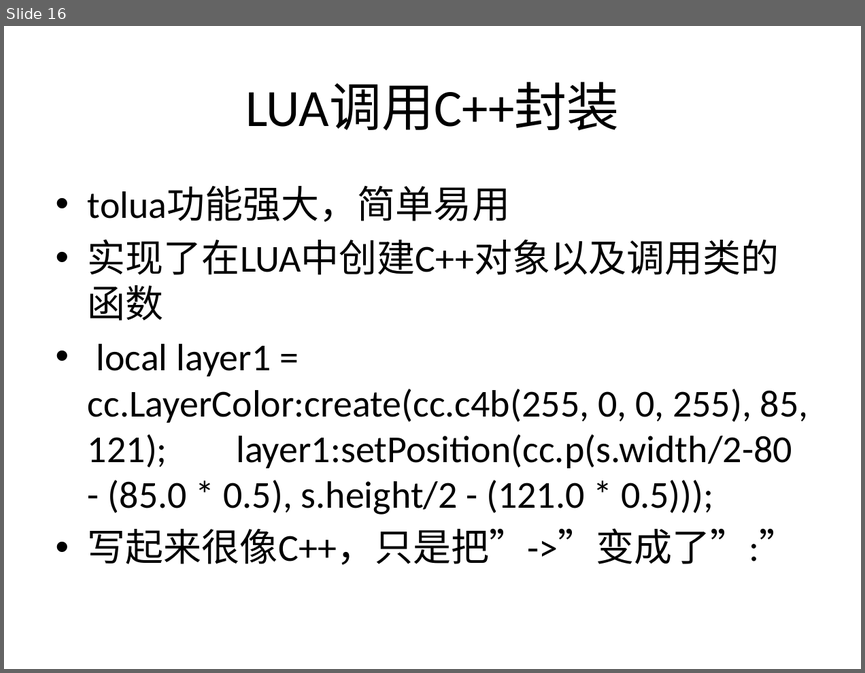
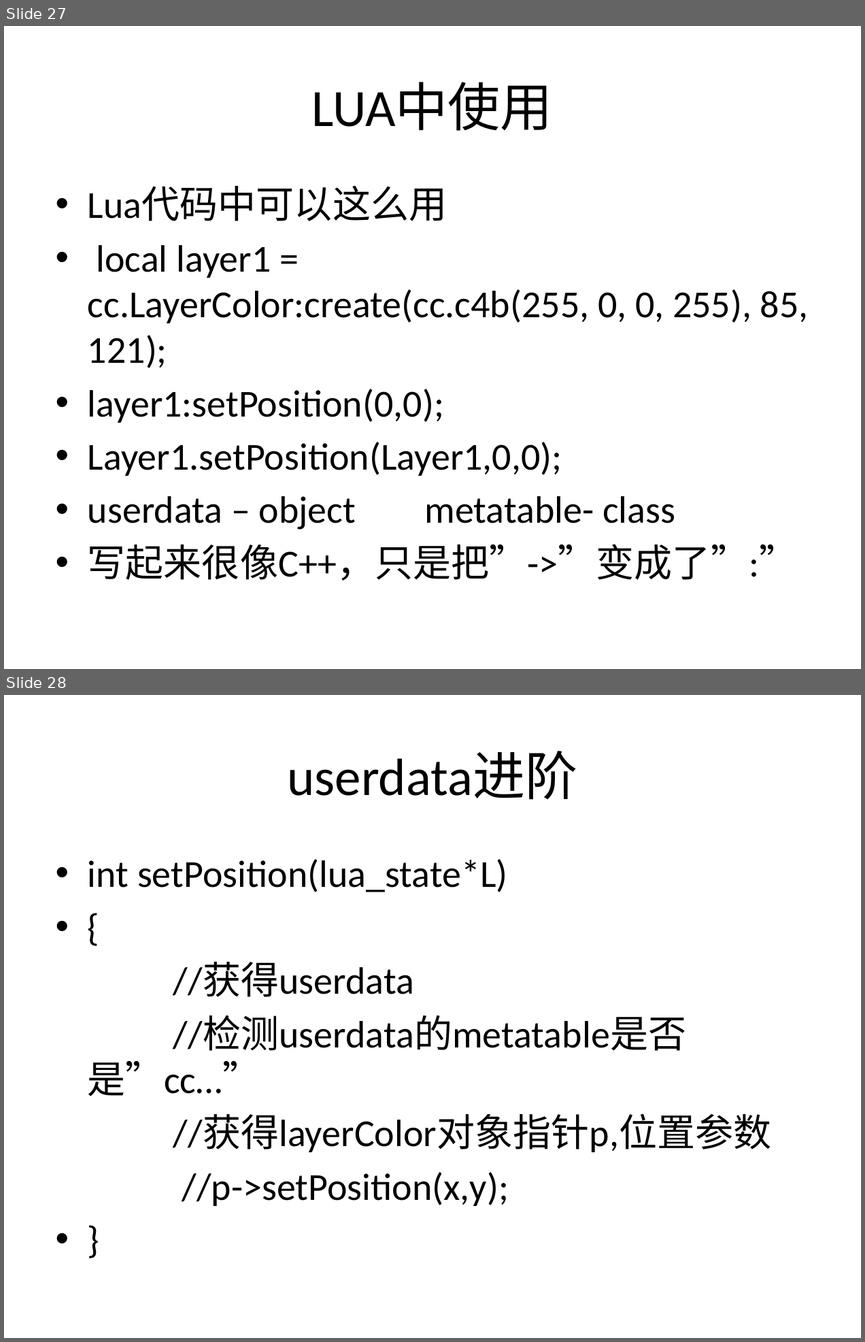
Before and after one commit to henryfung01/StreetFighter, a slide deck: lua1.pptx. Shown one above the other, each under a label of ours: slide 16 before the commit, slides 27 and 28 after it. The pictures are 865x673 and 865x1342 pixels, drawn with LibreOffice and Linux fonts; fonts in the diff are those of the drawing. Boxes give left, top, right and bottom in pixels: in the first picture for what was removed or moved away, otherwise in the second. Text is boxed around its words. In the diff, an @@ line names an element or a change of style, - is before the commit and + after.

```diff
--- a/lua1.pptx
+++ b/lua1.pptx
@@ slide 28 added at (4, 695, 861, 1338), background #FFFFFF @@
@@ title added at (287, 751, 577, 800), 44 pt, text #000000 @@
+userdata进阶
@@ text added at (88, 859, 772, 1206), 32 pt, text #000000 @@
+• int setPosition(lua_state*L)
+• {
+//获得userdata
+//检测userdata的metatable是否是”cc…”
+//获得layerColor对象指针p,位置参数
+//p->setPosition(x,y);
+• }
@@ what was slide 16 is now slide 27 @@
@@ slide 27 changed as well @@
@@ title at (312, 82, 553, 131): text changed @@
-LUA调用C++封装
+LUA中使用
@@ text at (88, 186, 808, 529): text changed @@
-• tolua功能强大，简单易用
-• 实现了在LUA中创建C++对象以及调用类的函数
-• local layer1 = cc.LayerColor:create(cc.c4b(255, 0, 0, 255), 85, 121); layer1:setPosition(cc.p(s.width/2-80 - (85.0 * 0.5), s.height/2 - (121.0 * 0.5)));
+• Lua代码中可以这么用
+• local layer1 = cc.LayerColor:create(cc.c4b(255, 0, 0, 255), 85, 121);
+• layer1:setPosition(0,0);
+• Layer1.setPosition(Layer1,0,0);
+• userdata – object metatable- class
```
Also in this commit, not shown: 9 other slides changed, 25 other slides added, 12 slides removed.
